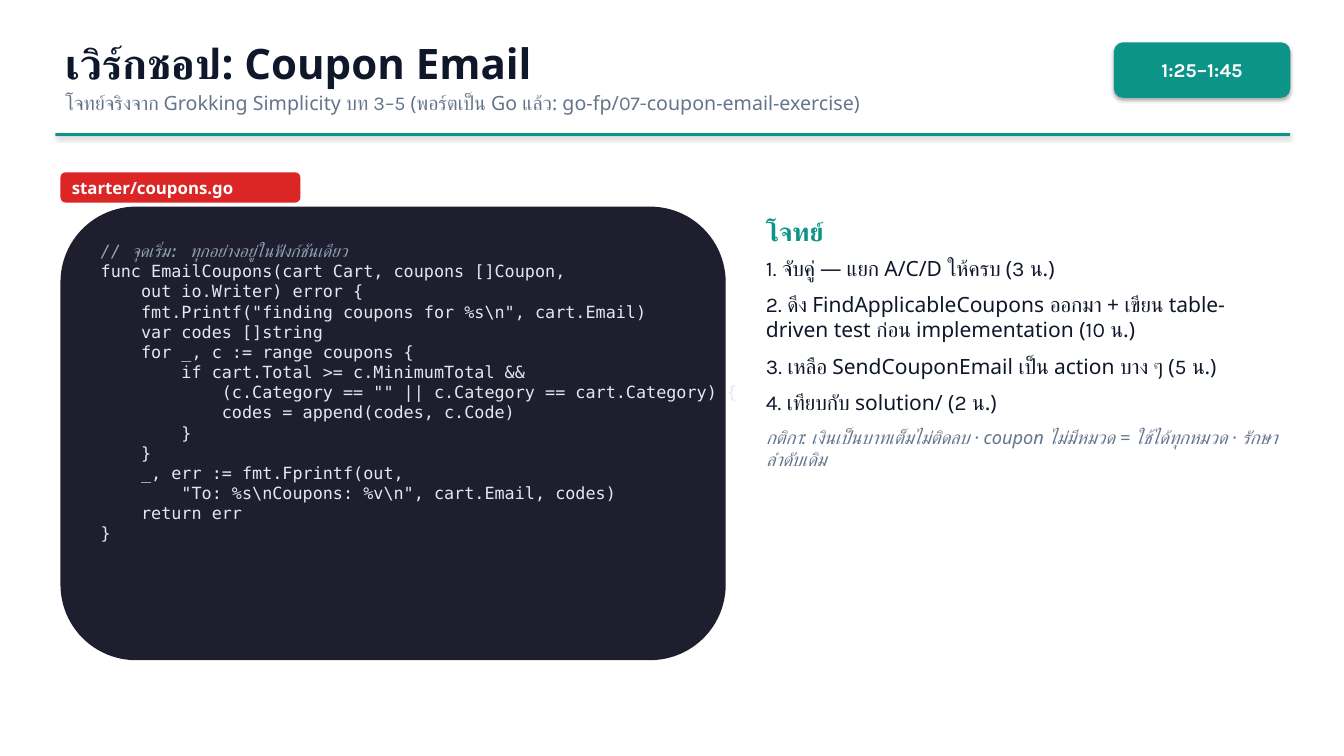
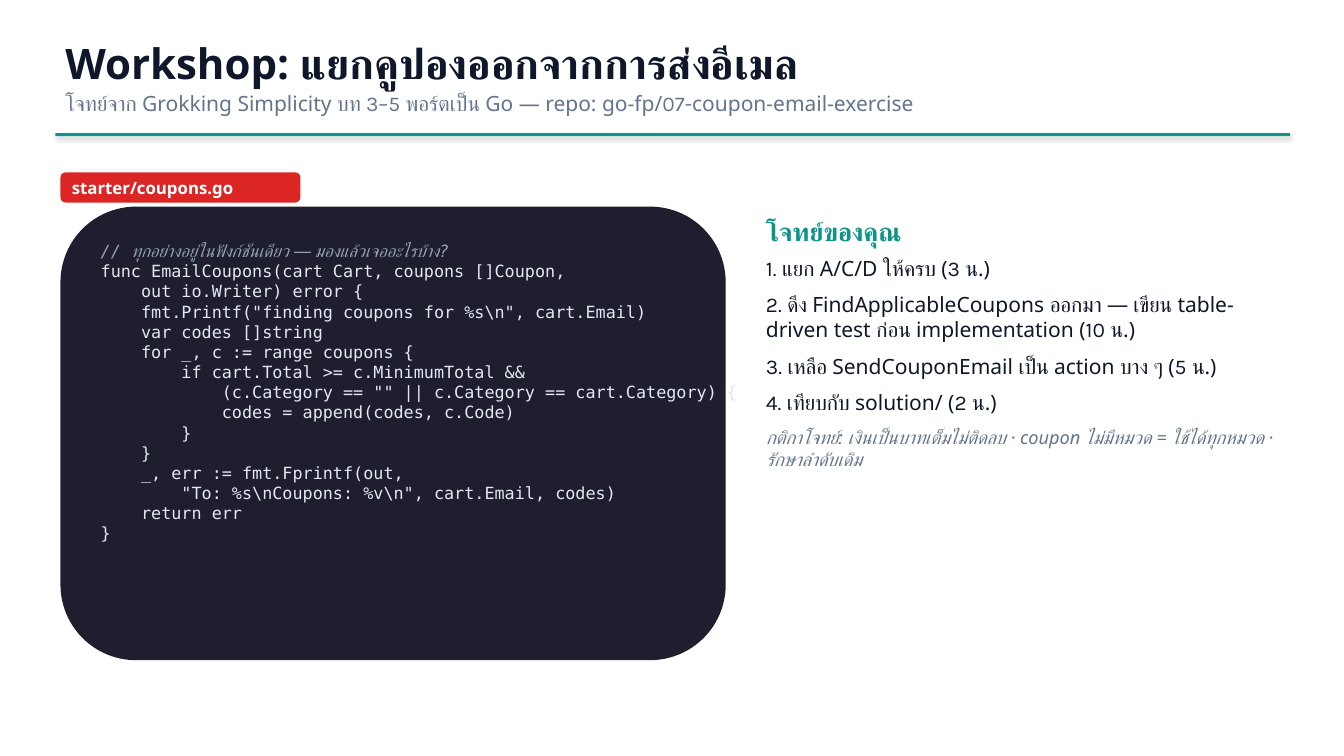
Before and after one commit to iporsut/go-fp, a slide deck: slide 13 of slides/fp-in-go-workshop.pptx (slide 11 before the commit). Drawn at 1344x756 pixels with LibreOffice and Linux fonts; fonts in the diff are those of the drawing. Boxes give left, top, right and bottom in pixels: in the first picture for what was removed or moved away, otherwise in the second. Text is boxed around its words. In the diff, an @@ line names an element or a change of style, - is before the commit and + after.

```diff
--- a/slides/fp-in-go-workshop.pptx
+++ b/slides/fp-in-go-workshop.pptx
@@ text at box(65, 46, 913, 116): text changed; size 14 to 15 pt @@
-เวิร์กชอป: Coupon Email
-โจทย์จริงจาก Grokking Simplicity บท 3–5 (พอร์ตเป็น Go แล้ว: go-fp/07-coupon-email-exercise)
+Workshop: แยกคูปองออกจากการส่งอีเมล
+โจทย์จาก Grokking Simplicity บท 3–5 พอร์ตเป็น Go — repo: go-fp/07-coupon-email-exercise
@@ rounded rectangle removed at box(1114, 42, 1291, 98) @@
-1:25–1:45
@@ text at box(766, 222, 1234, 342): text changed @@
-โจทย์
-1. จับคู่ — แยก A/C/D ให้ครบ (3 น.)
-2. ดึง FindApplicableCoupons ออกมา + เขียน table-driven test ก่อน implementation (10 น.)
+โจทย์ของคุณ
+1. แยก A/C/D ให้ครบ (3 น.)
+2. ดึง FindApplicableCoupons ออกมา — เขียน table-driven test ก่อน implementation (10 น.)
@@ text in rounded rectangle at box(131, 244, 439, 262): text changed @@
-// จุดเริ่ม: ทุกอย่างอยู่ในฟังก์ชันเดียว
+// ทุกอย่างอยู่ในฟังก์ชันเดียว — มองแล้วเจออะไรบ้าง?
@@ text at box(766, 429, 1263, 466): text changed @@
-กติกา: เงินเป็นบาทเต็มไม่ติดลบ · coupon ไม่มีหมวด = ใช้ได้ทุกหมวด · รักษาลำดับเดิม
+กติกาโจทย์: เงินเป็นบาทเต็มไม่ติดลบ · coupon ไม่มีหมวด = ใช้ได้ทุกหมวด · รักษาลำดับเดิม
```
Also in this commit, not shown: 8 other slides changed, 8 slides added, 5 slides removed, 19 other files.
